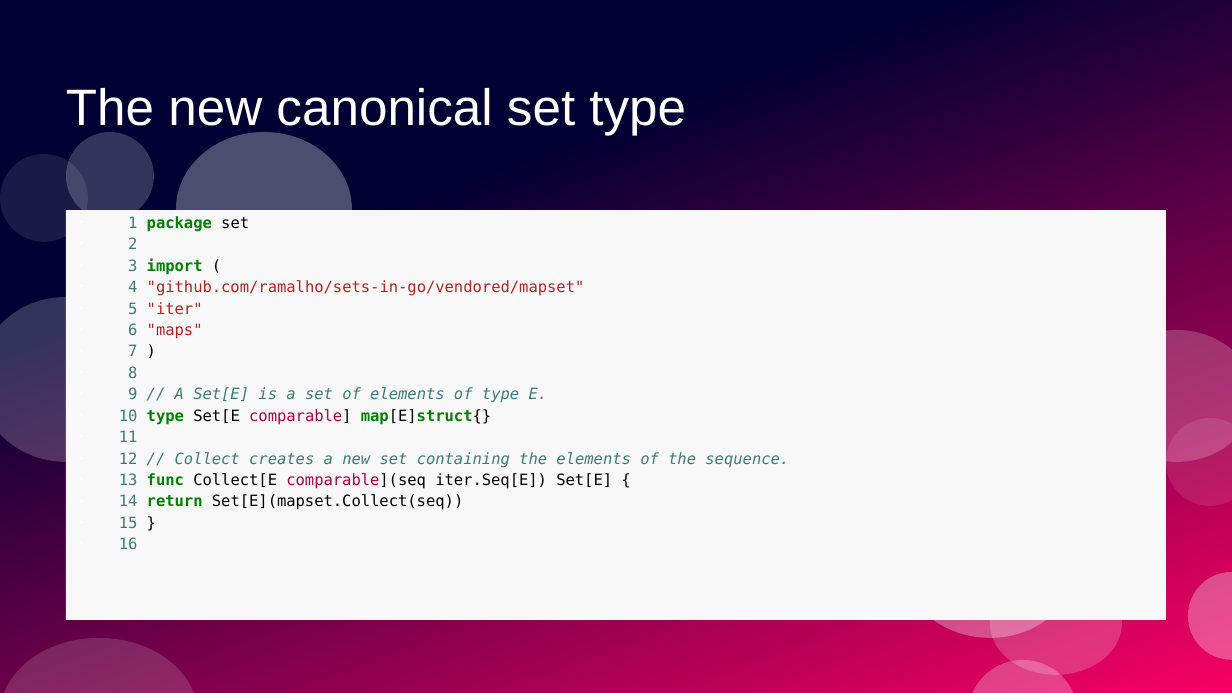
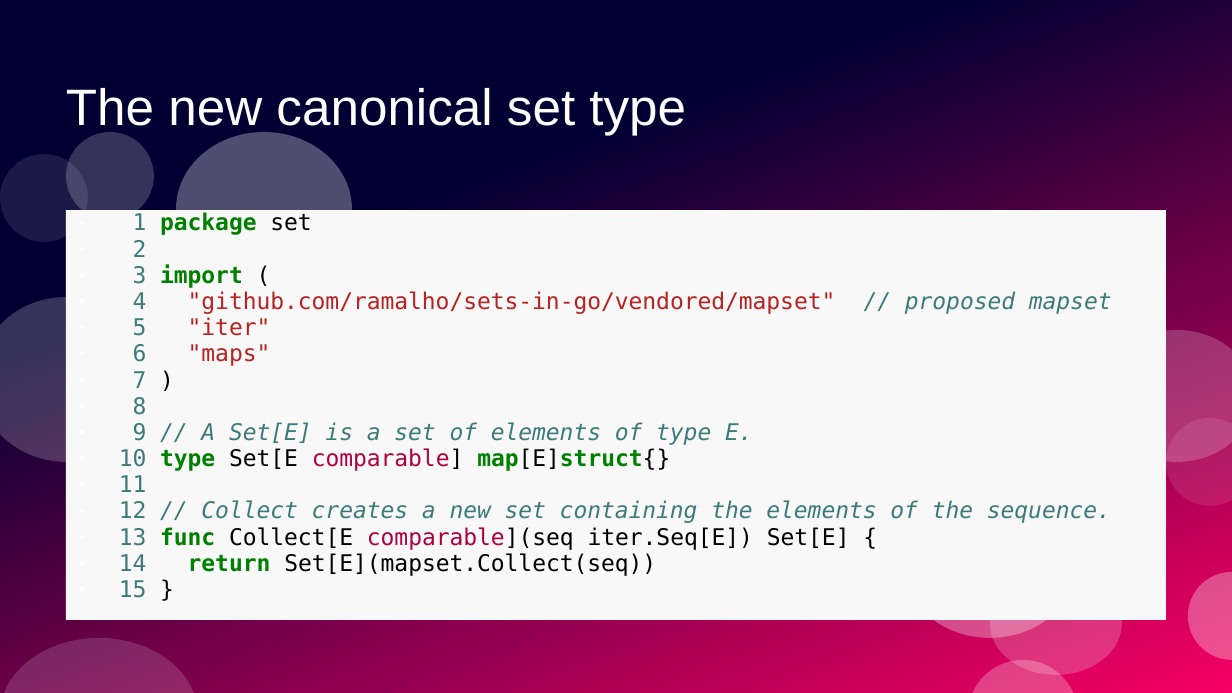
Before and after one commit to ramalho/sets-in-go, a slide deck: slide 13 of sets-in-go.odp. Drawn at 1232x693 pixels with LibreOffice and Linux fonts; fonts in the diff are those of the drawing. Boxes give left, top, right and bottom in pixels: in the first picture for what was removed or moved away, otherwise in the second. Text is boxed around its words. In the diff, an @@ line names an element or a change of style, - is before the commit and + after.

```diff
--- a/sets-in-go.odp
+++ b/sets-in-go.odp
@@ text at <box>119,212,1111,598</box>: size 10 to 14.8 pt in "1 package set", "2", "3 import (", "5 "iter"" and 10 more places; line spacing 1.15 to 0.95 @@
@@ text at <box>133,291,1112,314</box>: text changed; size 10 to 14.8 pt @@
-● 4 "github.com/ramalho/sets-in-go/vendored/mapset"
+● 4 "github.com/ramalho/sets-in-go/vendored/mapset" // proposed mapset
@@ text at <box>119,537,138,549</box>: paragraph removed @@
-● 16
```
Also in this commit, not shown: 1 other slide changed, 1 slide added, 6 other files.
